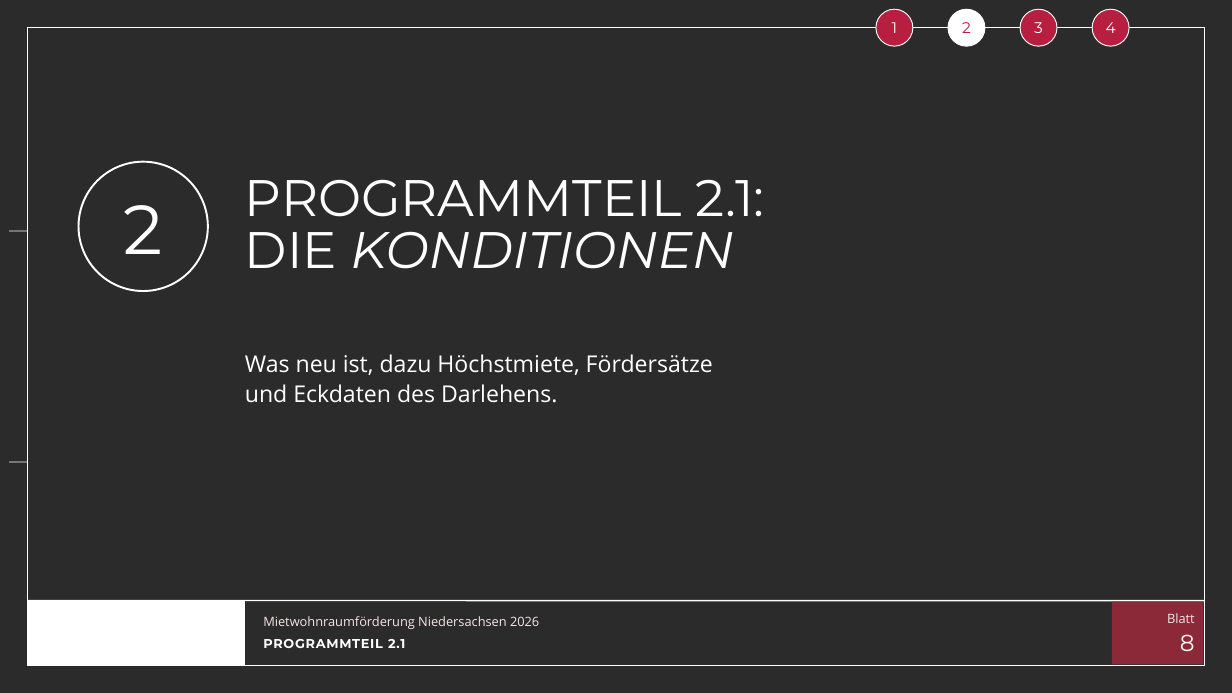
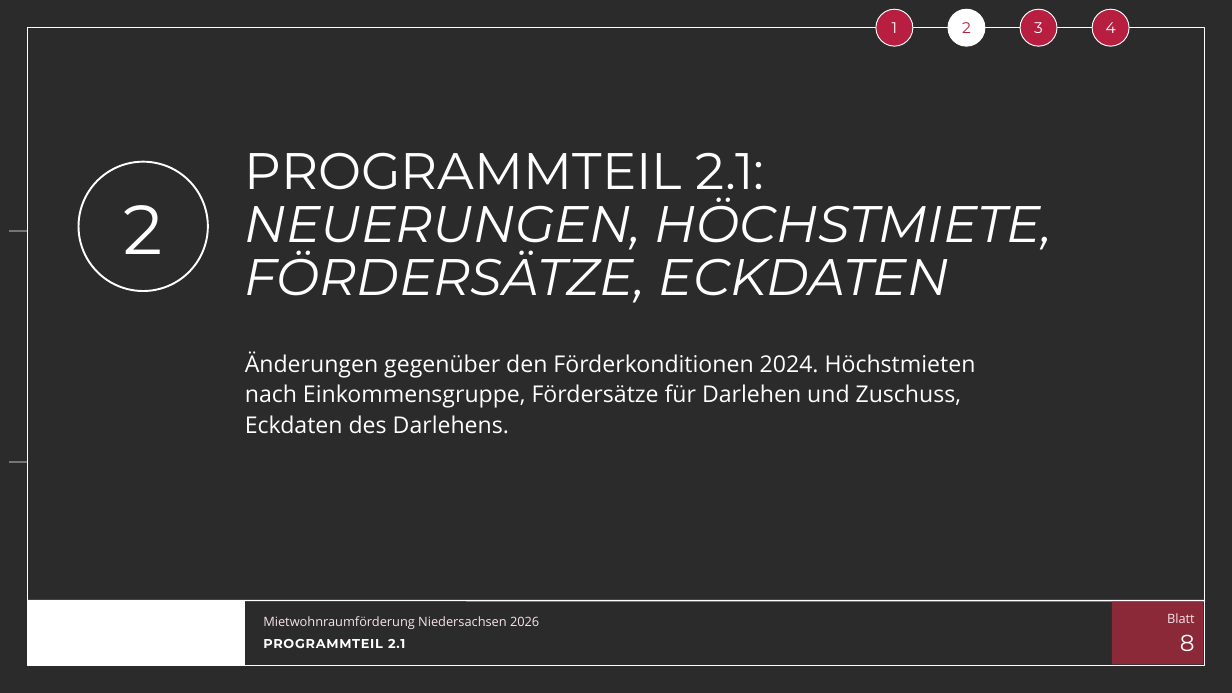
Before and after one commit to vgedaschko/NBank, a slide deck: slide 8 of praesentation/dist/PGN-Mietwohnraumfoerderung-Niedersachsen-2026-Vortrag.pptx. Drawn at 1232x693 pixels with LibreOffice and Linux fonts; fonts in the diff are those of the drawing; background and template pictures are left out; a plain dark background stands for a picture behind light text. Boxes give left, top, right and bottom in pixels: in the first picture for what was removed or moved away, otherwise in the second. Text is boxed around its words. In the diff, an @@ line names an element or a change of style, - is before the commit and + after.

```diff
--- a/praesentation/dist/PGN-Mietwohnraumfoerderung-Niedersachsen-2026-Vortrag.pptx
+++ b/praesentation/dist/PGN-Mietwohnraumfoerderung-Niedersachsen-2026-Vortrag.pptx
@@ title at bbox=[245, 197, 1053, 303]: text changed @@
-DIE KONDITIONEN
+NEUERUNGEN, HÖCHSTMIETE,
+FÖRDERSÄTZE, ECKDATEN
@@ text at bbox=[245, 351, 976, 434]: text changed @@
-Was neu ist, dazu Höchstmiete, Fördersätze
-und Eckdaten des Darlehens.
+Änderungen gegenüber den Förderkonditionen 2024. Höchstmieten nach Einkommensgruppe, Fördersätze für Darlehen und Zuschuss, Eckdaten des Darlehens.
```
Also in this commit, not shown: 11 other slides changed, 24 other files.
